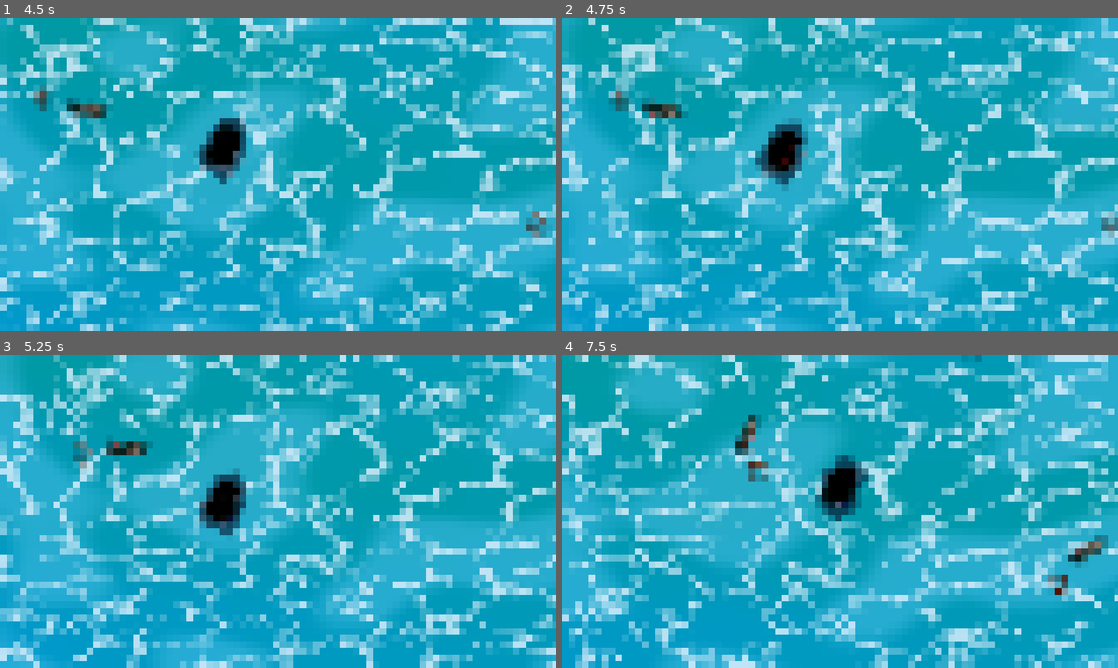
Above: before the commit, frames 1-4 (two rows, left to right).
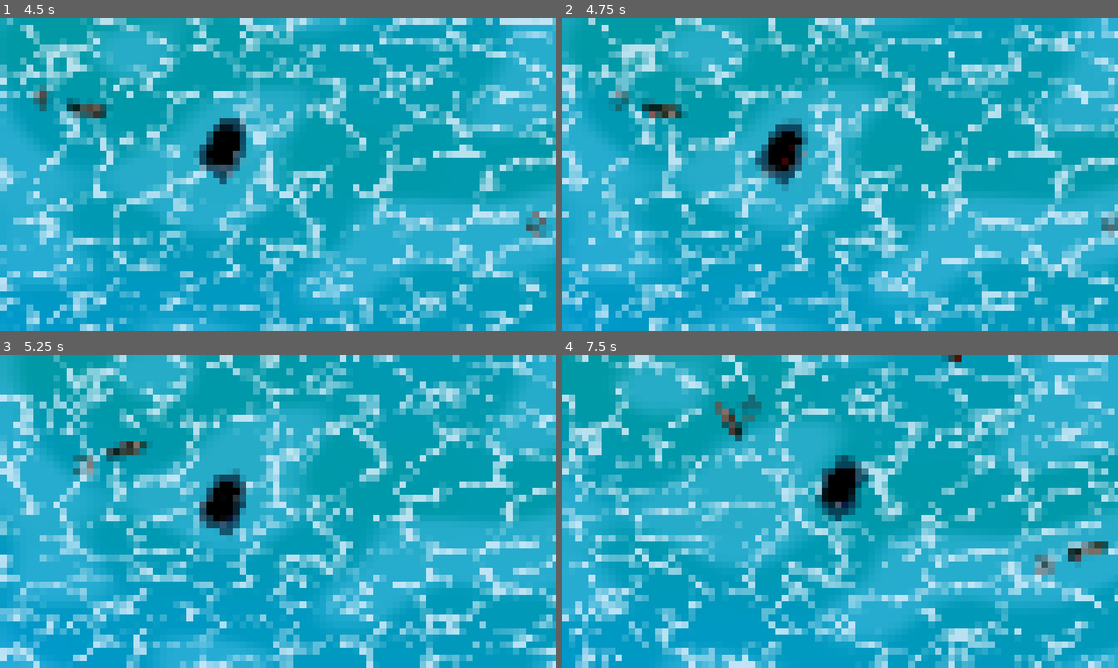
Above: after the commit, the same moments.

Repository: Of-Machines-and-Men/flotscum
Game: Godot game, scene res://scenes/levels/UI/main_menu.tscn
Same seed, same stepped clock (60 frames per second), same inputs: the game is played once before the commit and once after it.
Inputs (mouse positions are in pixels of both pictures, inside the frame that each line leads up to):
- Up to frame 1 (4.5 s): click "PLAY" at 0.5 s; move the mouse to (250, 237) at 1.27 s; hold W (moveup) 1.28-2.78 s; move the mouse to (444, 221) at 2.02 s; move the mouse to (111, 127) at 2.77 s; hold A (moveleft) 2.78-4.28 s; move the mouse to (305, 174) at 3.52 s; move the mouse to (194, 96) at 4.27 s; hold S (movedown) from 4.28 s (still down)
- Up to frame 2 (4.75 s): keep holding S (movedown)
- Up to frame 3 (5.25 s): move the mouse to (400, 495) at 5.02 s; release S (movedown) at 5.03 s; hold D (moveright) from 5.03 s (still down)
- Up to frame 4 (7.5 s): move the mouse to (728, 527) at 5.77 s; release D (moveright) at 5.78 s; hold W (moveup) 5.78-6.53 s; move the mouse to (895, 442) at 6.52 s; hold D (moveright) from 6.53 s (still down); move the mouse to (812, 574) at 7.27 s

Frame 1 is identical in both runs. In frame 2, 0.1% of the frame differs, in the area x 9-12%, y 23-30%; in frame 3, 0.6%; in frame 4, 1.9%, in the area x 27-99%, y 0-77%.

Commit message:
re-add behaviour to rammer

Diff:
--- a/scenes/entities/enemy/rammer/rammer.tscn
+++ b/scenes/entities/enemy/rammer/rammer.tscn
@@ -6,17 +6,15 @@
 [ext_resource type="Script" uid="uid://dqfu66lggac2x" path="res://scripts/gameplay/abilities/ram/ram_ability.gd" id="4_xw88a"]
 [ext_resource type="Script" uid="uid://bjfgy0dqul657" path="res://scripts/gameplay/abilities/wander/wander_ability.gd" id="5_nasbk"]
 [ext_resource type="Texture2D" uid="uid://d2ssq57oxdi3a" path="res://assets/entities/enemies/Trawler_Option2x.png" id="6_4ju6u"]
-[ext_resource type="Shader" uid="uid://mbbv8o3qlcs1" path="res://shaders/drop_shadow.gdshader" id="6_xw88a"]
+[ext_resource type="Shader" path="res://shaders/drop_shadow.gdshader" id="6_xw88a"]
 [ext_resource type="Texture2D" uid="uid://cuifav3fn0vkg" path="res://assets/entities/trash/medium/fishing_net_02.png" id="7_2m1kf"]
 
 [sub_resource type="Resource" id="Resource_xw88a"]
 script = ExtResource("3_2m1kf")
-aggression = -1.0
 metadata/_custom_type_script = "uid://dyw2kaedstcm3"
 
 [sub_resource type="Resource" id="Resource_nasbk"]
 script = ExtResource("4_xw88a")
-aggression = 1.0
 metadata/_custom_type_script = "uid://dqfu66lggac2x"
 
 [sub_resource type="Resource" id="Resource_vll25"]
@@ -68,12 +66,12 @@
 perception_zone = NodePath("PerceptionArea")
 base_max_range = 512.0
 faction = 1
-abilities = Array[ExtResource("2_4ju6u")]([SubResource("Resource_xw88a"), SubResource("Resource_nasbk")])
+movement_abilities = Array[ExtResource("2_4ju6u")]([SubResource("Resource_xw88a"), SubResource("Resource_nasbk")])
 default_stance = 0
 default_behaviour = SubResource("Resource_vll25")
 motor_torque = 500.0
 absorber_priority = 1
-can_be_absorbed = false
+can_be_attached = false
 metadata/_custom_type_script = "uid://b80r5gviyuvkm"
 
 [node name="Sprite2D" type="Sprite2D" parent="." unique_id=1627163847]
